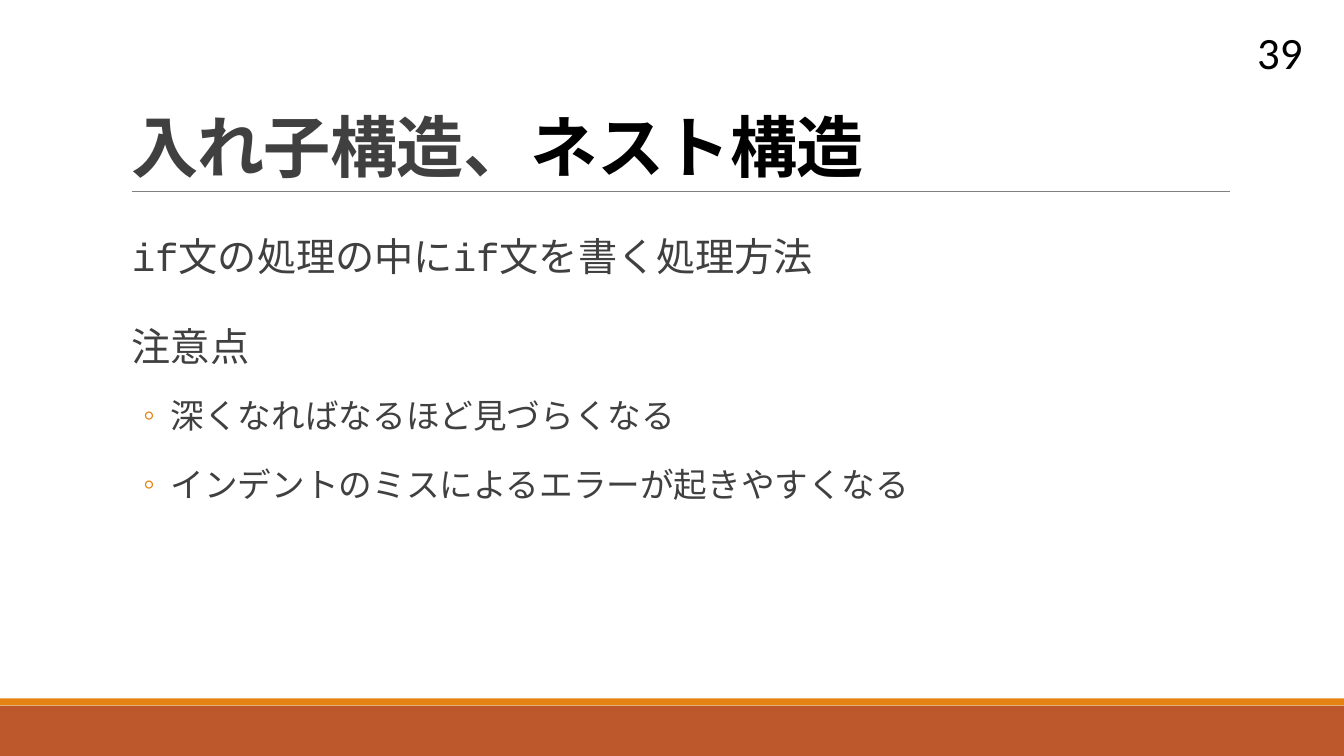
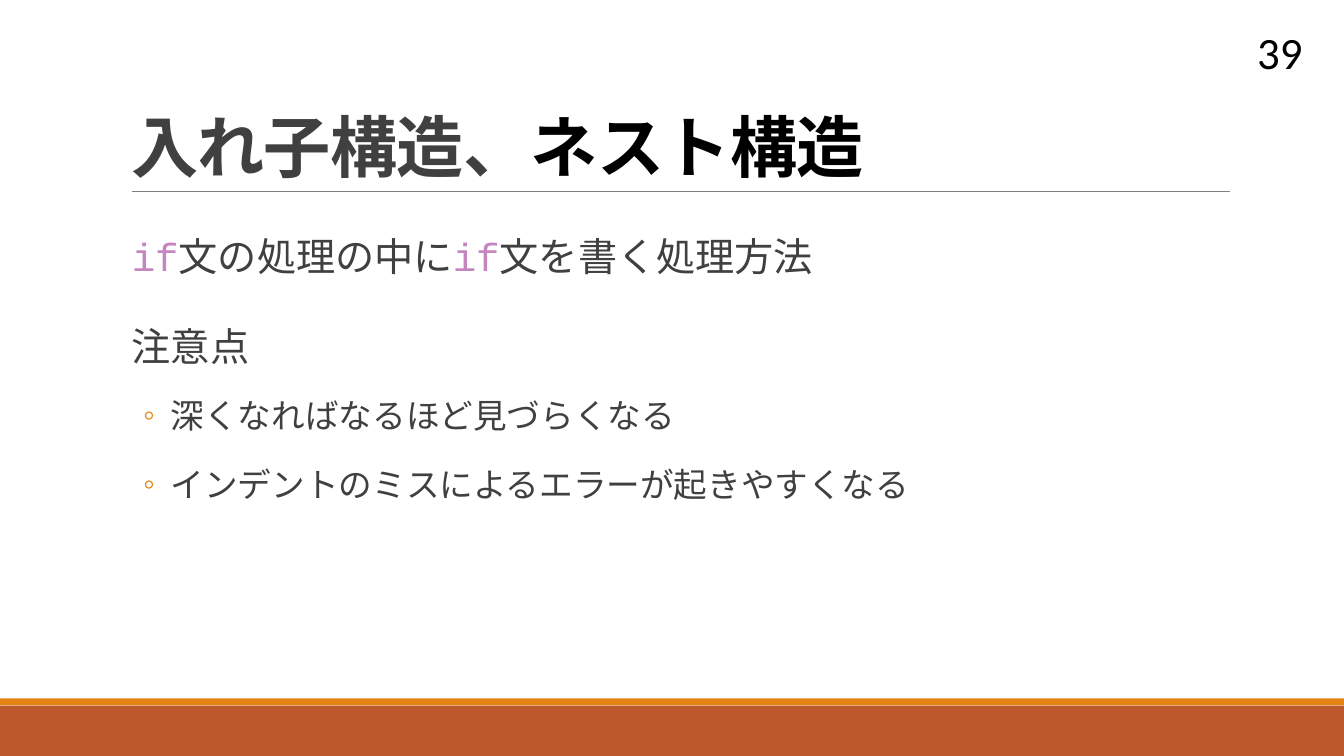
Before and after one commit to navy1634/Teach, a slide deck: slide 39 of 20230711/unit03.pptx. Drawn at 1344x756 pixels with LibreOffice and Linux fonts; fonts in the diff are those of the drawing. Boxes give left, top, right and bottom in pixels: in the first picture for what was removed or moved away, otherwise in the second. Text is boxed around its words. In the diff, an @@ line names an element or a change of style, - is before the commit and + after.

```diff
--- a/20230711/unit03.pptx
+++ b/20230711/unit03.pptx
@@ text at (x1=132, y1=243, x2=813, y2=275): text colour #404040 to #C586C0 in "if文の処理の中にif文を書く処理方法" @@
```
Also in this commit, not shown: 8 other slides changed, 1 slide removed, 1 other file.
